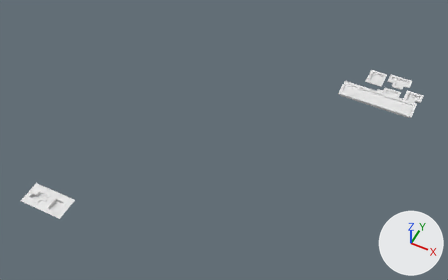
One commit to the Blender file assets/wall.blend: the scene before it, then after it.
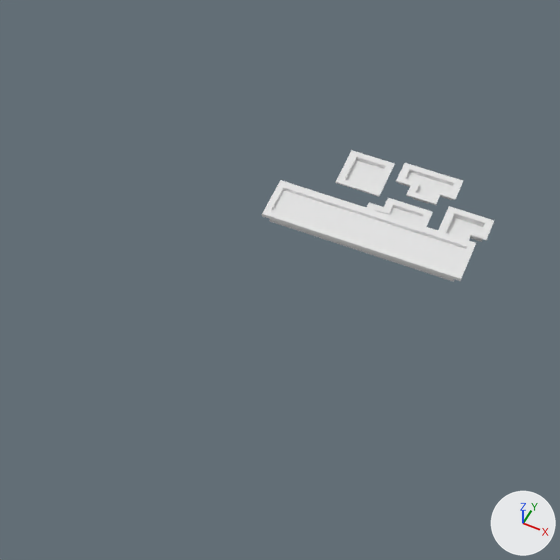
There are two pictures of each version: one whole from a 50 mm lens placed at (27.6, -126.2, 102.4), pointed at (-13.0, -44.8, 0.8), one close up on the part from 54% to 100% of the width and 5% to 79% of the height. Arrows for +X, +Y and +Z are at lower right; the lights stay in place.

The first close-up shows 'rune0', 'rune1', 'rune2', 'rune3', 'timer'.
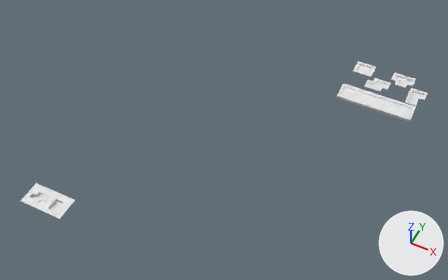
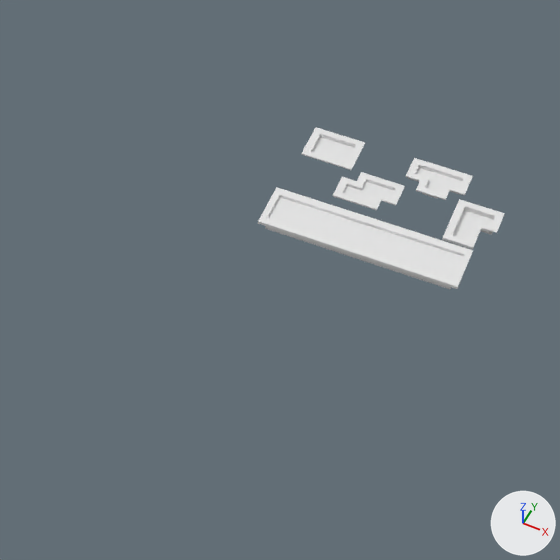
Diff of the bpy script that builds the scene:
```diff
--- a/assets/wall.blend.py
+++ b/assets/wall.blend.py
@@ ob_rune1 @@
 ob_rune1 = bpy.data.objects.new('rune1', me_plane_005)
-ob_rune1.location = (20.32, -13.48, 0.22)
+ob_rune1.location = (20.89, -12.21, 0.22)
 ob_rune1.scale = (0.831, 0.831, 0.831)
@@ ob_rune2 @@
 ob_rune2 = bpy.data.objects.new('rune2', me_plane_017)
-ob_rune2.location = (14.85, -14.45, 0.37)
+ob_rune2.location = (11.73, -12.32, 0.37)
 ob_rune2.scale = (0.831, 0.831, 0.179)
@@ ob_timer @@
 ob_timer = bpy.data.objects.new('timer', me_plane_009)
-ob_timer.location = (6.68, -20.22, 1.24)
+ob_timer.location = (6.68, -21.21, 1.24)
@@ ob_rune3 @@
 ob_rune3 = bpy.data.objects.new('rune3', me_plane_007)
-ob_rune3.location = (10.76, -10.35, 0.33)
+ob_rune3.location = (7.3, -8.36, 0.33)
+ob_rune3.rotation_euler = (0.0, 0.0, 1.571)  # degrees (0, 0, 90)
 ob_rune3.scale = (0.831, 0.831, 0.179)
@@ ob_rune0 @@
 ob_rune0 = bpy.data.objects.new('rune0', me_plane_002)
-ob_rune0.location = (16.16, -9.14, 0.36)
+ob_rune0.location = (16.74, -8.14, 0.36)
 ob_rune0.scale = (0.831, 0.831, 0.179)
```

Where the change shows, as pixel boxes [x1, y1, x2, y2] in the close-ups (560 x 560 px):
'timer', moved: before [262, 180, 476, 282]; after [258, 187, 473, 289]
'rune0', moved: before [396, 163, 463, 205]; after [405, 158, 473, 200]
'rune3', moved, turned: before [335, 150, 395, 196]; after [301, 127, 365, 170]
'rune1', moved: before [438, 206, 494, 240]; after [442, 199, 505, 249]
'rune2', moved: before [366, 198, 433, 227]; after [333, 172, 405, 210]
'rune3_bottom', moved, turned: before [346, 160, 384, 189]; after [312, 137, 354, 162]
'rune0_bottom', moved: before [399, 172, 453, 203]; after [408, 167, 462, 198]
'rune2_bottom', moved: before [389, 207, 422, 224]; after [343, 182, 394, 202]
'rune1_bottom', moved: before [447, 217, 483, 242]; after [453, 210, 493, 240]
